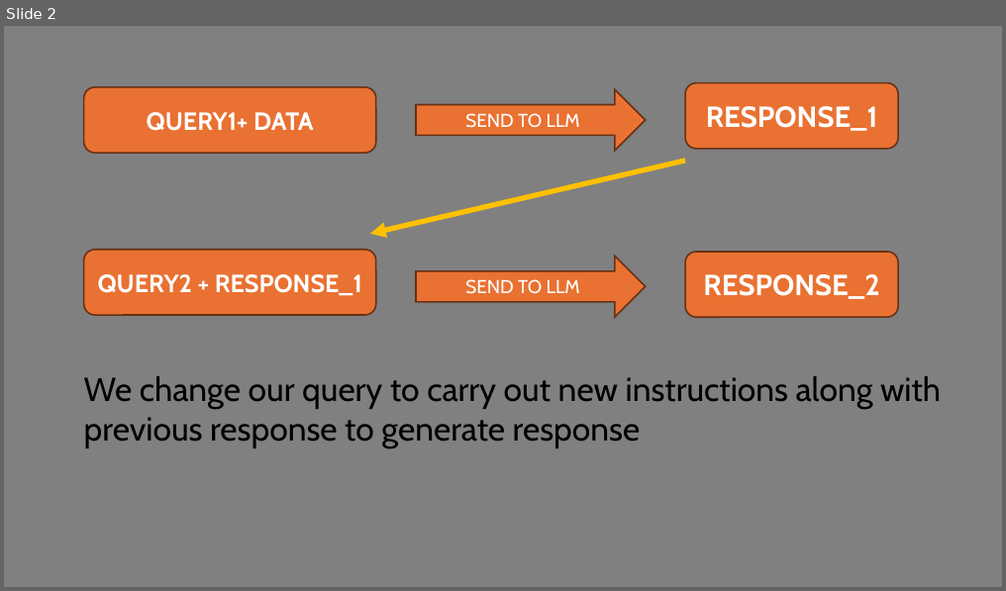
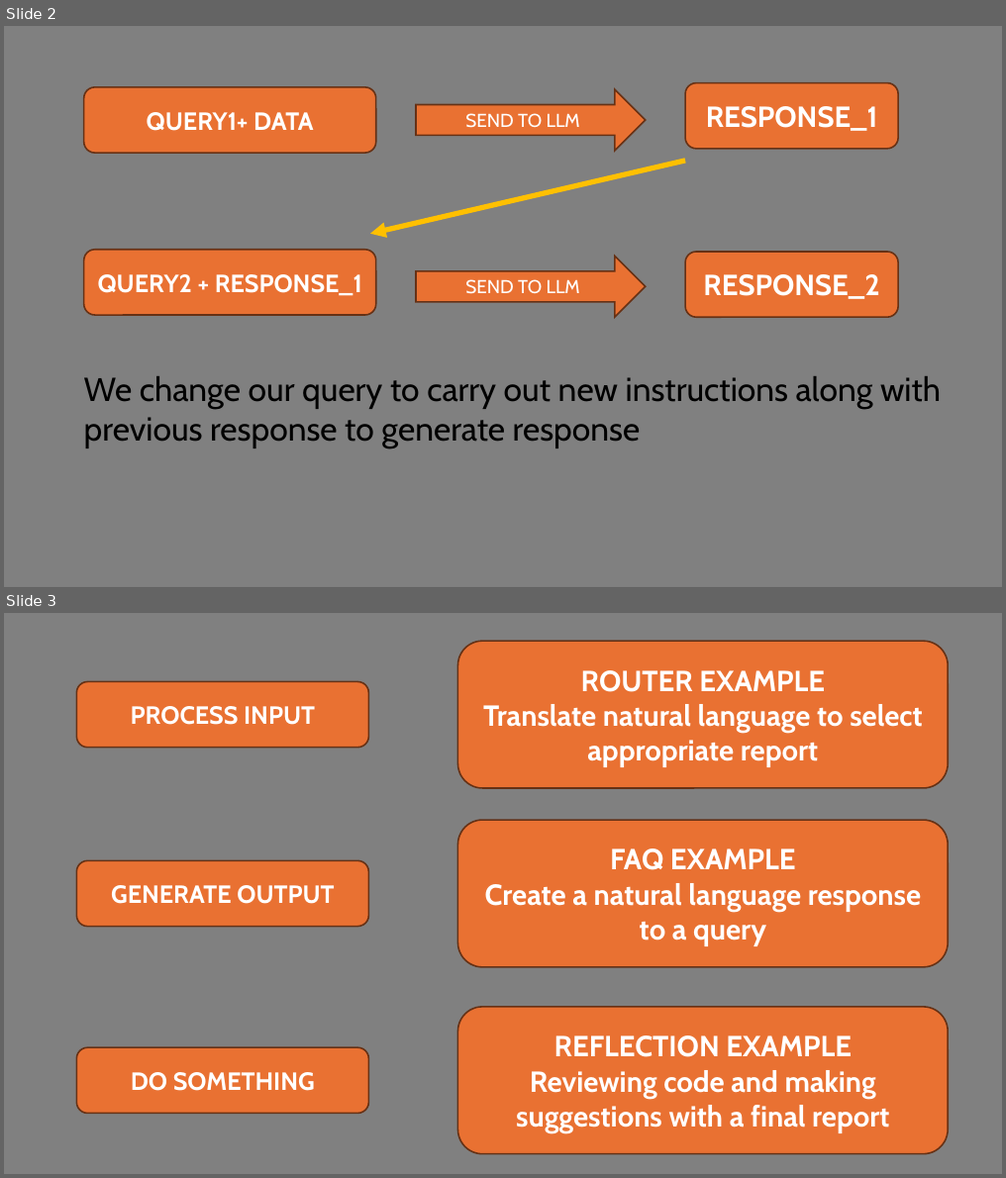
Before and after one commit to Python-Test-Engineer/django-jpn, a slide deck: django-jpn.pptx. Shown one above the other, each under a label of ours: slide 2 before the commit, slides 2 and 3 after it. The pictures are 1006x591 and 1006x1178 pixels, drawn with LibreOffice and Linux fonts; fonts in the diff are those of the drawing. Boxes give left, top, right and bottom in pixels: in the first picture for what was removed or moved away, otherwise in the second. Text is boxed around its words. In the diff, an @@ line names an element or a change of style, - is before the commit and + after.

```diff
--- a/django-jpn.pptx
+++ b/django-jpn.pptx
@@ slide 3 added at bbox=[4, 613, 1002, 1174], background #808080 @@
@@ rounded rectangle added at bbox=[457, 641, 947, 788], fill #E97132, outline #663216 1.5 pt, 28 pt, text #FFFFFF, bold @@
+ROUTER EXAMPLE
+Translate natural language to select appropriate report
@@ rounded rectangle added at bbox=[76, 682, 368, 748], fill #E97132, outline #663216 1.5 pt, 24 pt, text #FFFFFF, bold @@
+PROCESS INPUT
@@ rounded rectangle added at bbox=[457, 820, 947, 967], fill #E97132, outline #663216 1.5 pt, 28 pt, text #FFFFFF, bold @@
+FAQ EXAMPLE
+Create a natural language response to a query
@@ rounded rectangle added at bbox=[76, 861, 368, 927], fill #E97132, outline #663216 1.5 pt, 24 pt, text #FFFFFF, bold @@
+GENERATE OUTPUT
@@ rounded rectangle added at bbox=[457, 1007, 947, 1155], fill #E97132, outline #663216 1.5 pt, 28 pt, text #FFFFFF, bold @@
+REFLECTION EXAMPLE
+Reviewing code and making suggestions with a final report
@@ rounded rectangle added at bbox=[76, 1048, 368, 1114], fill #E97132, outline #663216 1.5 pt, 24 pt, text #FFFFFF, bold @@
+DO SOMETHING
```
Also in this commit, not shown: 2 other files.
